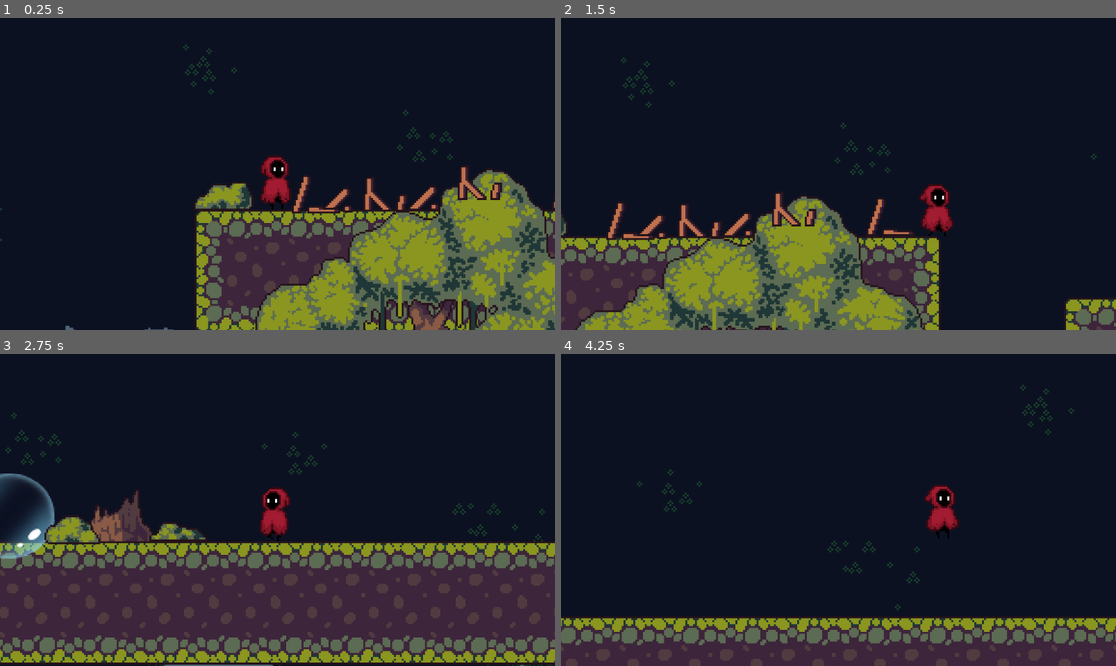
Above: before the commit, frames 1-4 (two rows, left to right).
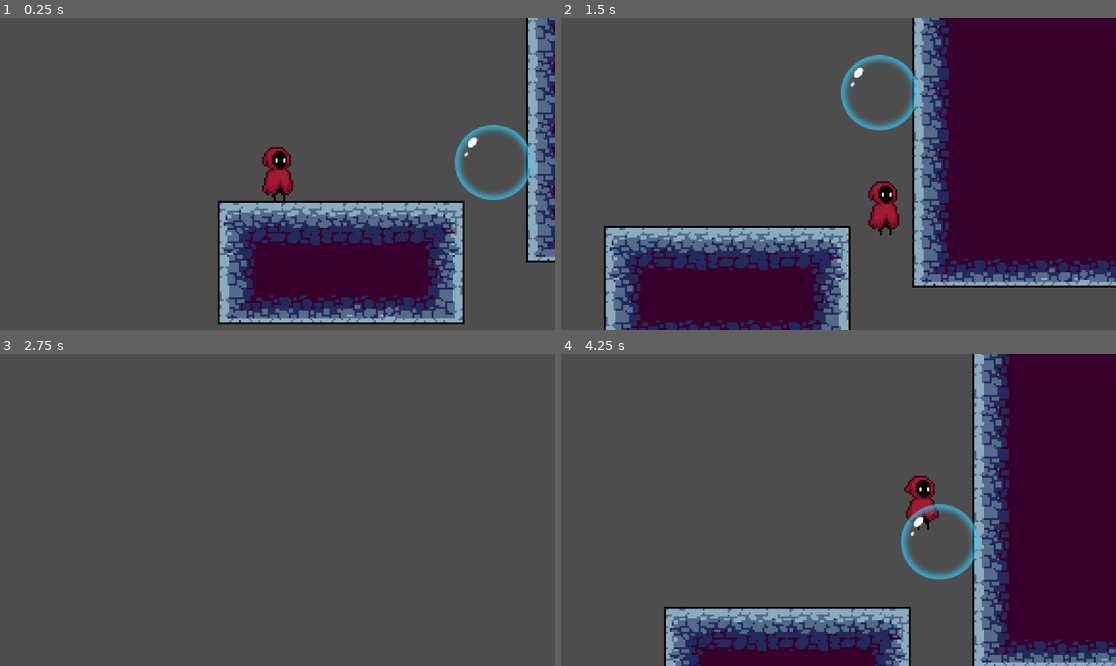
Above: after the commit, the same moments.

Repository: pxD1311/Bubble-Realms-The-Lost-Knight
Game: Godot game, scene res://scenes/level_1.tscn
Same seed, same stepped clock (60 frames per second), same inputs: the game is played once before the commit and once after it.
Inputs (mouse positions are in pixels of both pictures, inside the frame that each line leads up to):
- Up to frame 1 (0.25 s): no input
- Up to frame 2 (1.5 s): move the mouse to (960, 158) at 0.52 s; hold S (crouch) 0.53-1.28 s; hold D (move_right) from 0.53 s (still down); tap Space (jump) at 0.77 s; move the mouse to (727, 189) at 1.27 s; click (727, 189) at 1.35 s
- Up to frame 3 (2.75 s): tap Space (jump) at 1.52 s; move the mouse to (333, 441) at 2.02 s; release D (move_right) at 2.03 s; hold A (move_left) from 2.03 s (still down); right-click (333, 441) at 2.1 s
- Up to frame 4 (4.25 s): move the mouse to (810, 572) at 2.77 s; release A (move_left) at 2.78 s; hold D (move_right) from 2.78 s (still down); tap S (crouch) at 2.85 s; tap Space (jump) at 3.02, 3.77 s; move the mouse to (1005, 556) at 3.52 s; click (1005, 556) at 3.6 s; tap Escape (pause, bound only after the commit) at 4.15 s

The runs differ from the first frame. In frame 1, 99% of the frame differs, in the area x 0-100%, y 0-100%; in frame 2, 99%; in frame 3, 96%; in frame 4, 99%.

Commit message:
bug fixes

Diff:
--- a/GameManager.gd
+++ b/GameManager.gd
@@ -9,14 +9,14 @@
 var autosave_interval = 60.0  # Autosave every 60 seconds
 
 # Player stats
-var player_stats = {"hp": 100, "attack": 10, "xp": 0, "level": 1, "score": 0}
+var player_stats = {"hp": 100, "attack": 10, "xp": 0, "level": 1, "score": 0, "gems" : 0, "coins" : 0}
 
 # Store the current scene path for restarting
 var current_scene_path = ""
 
 func _ready():
 	# Set the initial state or load saved game data
-	call_deferred("load_scene", "res://scenes/levels/hub.tscn")
+	call_deferred("load_scene", "res://scenes/levels/level_1.tscn")
 	# Optionally load a main menu instead
 	# load_main_menu()
 
@@ -117,3 +117,11 @@
 
 		# Restart the scene after a short delay
 		get_tree().create_timer(0.5).timeout.connect(restart_scene)
+
+func add_gem():
+	player_stats["gems"]+=1
+	player_stats["score"]+=10
+
+func add_coin():
+	player_stats["coins"]+=1
+	player_stats["score"]+=100
--- a/project.godot
+++ b/project.godot
@@ -12,7 +12,7 @@
 
 config/name="Bubble Realms: The Lost Knight"
 run/main_scene="res://scenes/level_1.tscn"
-config/features=PackedStringArray("4.3", "Forward Plus")
+config/features=PackedStringArray("4.2", "Forward Plus")
 config/icon="res://icon.svg"
 
 [autoload]
@@ -28,17 +28,17 @@
 
 move_left={
 "deadzone": 0.5,
-"events": [Object(InputEventKey,"resource_local_to_scene":fa …(171 unchanged characters)… keycode":65,"key_label":0,"unicode":97,"location":0,"echo":false,"script":null)
+"events": [Object(InputEventKey,"resource_local_to_scene":fa …(171 unchanged characters)… keycode":65,"key_label":0,"unicode":97,"echo":false,"script":null)
 ]
 }
 move_right={
 "deadzone": 0.5,
-"events": [Object(InputEventKey,"resource_local_to_scene":fa …(172 unchanged characters)… eycode":68,"key_label":0,"unicode":100,"location":0,"echo":false,"script":null)
+"events": [Object(InputEventKey,"resource_local_to_scene":fa …(172 unchanged characters)… eycode":68,"key_label":0,"unicode":100,"echo":false,"script":null)
 ]
 }
 crouch={
 "deadzone": 0.5,
-"events": [Object(InputEventKey,"resource_local_to_scene":fa …(172 unchanged characters)… eycode":83,"key_label":0,"unicode":115,"location":0,"echo":false,"script":null)
+"events": [Object(InputEventKey,"resource_local_to_scene":fa …(172 unchanged characters)… eycode":83,"key_label":0,"unicode":115,"echo":false,"script":null)
 ]
 }
 ranged_attack={
@@ -53,7 +53,12 @@
 }
 jump={
 "deadzone": 0.5,
-"events": [Object(InputEventKey,"resource_local_to_scene":fa …(171 unchanged characters)… keycode":32,"key_label":0,"unicode":32,"location":0,"echo":false,"script":null)
+"events": [Object(InputEventKey,"resource_local_to_scene":fa …(171 unchanged characters)… keycode":32,"key_label":0,"unicode":32,"echo":false,"script":null)
+]
+}
+pause={
+"deadzone": 0.5,
+"events": [Object(InputEventKey,"resource_local_to_scene":false,"resource_name":"","device":-1,"window_id":0,"alt_pressed":false,"shift_pressed":false,"ctrl_pressed":false,"meta_pressed":false,"pressed":false,"keycode":0,"physical_keycode":4194305,"key_label":0,"unicode":0,"echo":false,"script":null)
 ]
 }
 
--- a/scenes/character.tscn
+++ b/scenes/character.tscn
@@ -546,6 +546,8 @@
 height = 18.0
 
 [node name="Character" type="CharacterBody2D"]
+collision_layer = 3
+collision_mask = 3
 script = SubResource("GDScript_7woi2")
 water_blast_scene = ExtResource("1_ripu8")
 
--- a/scenes/coin.tscn
+++ b/scenes/coin.tscn
@@ -203,6 +203,8 @@
 [node name="AnimatedSprite2D" type="AnimatedSprite2D" parent="."]
 sprite_frames = SubResource("SpriteFrames_ht5kr")
 autoplay = "default"
+frame = 2
+frame_progress = 0.141476
 
 [node name="CollisionShape2D" type="CollisionShape2D" parent="."]
 shape = SubResource("CircleShape2D_24mma")
--- a/scenes/levels/level_1.tscn
+++ b/scenes/levels/level_1.tscn
@@ -557,4 +557,6 @@
 [node name="BlueSlime5" parent="enemies" instance=ExtResource("19_k75iq")]
 position = Vector2(1032, 533)
 
+[node name="ParallaxBackground" type="ParallaxBackground" parent="."]
+
 [connection signal="body_entered" from="killzone" to="killzone" method="_on_body_entered"]
--- a/scripts/coin.gd
+++ b/scripts/coin.gd
@@ -1,8 +1,8 @@
 extends Area2D
 
-@onready var game_manager = %game_manager
+
 @onready var animation_player = $AnimationPlayer
 
-func _on_body_entered(body):
-	game_manager.add_point()
+func _on_body_entered(_body):
+	GameManager.add_coin()
 	animation_player.play("pickup")
--- a/scripts/gem.gd
+++ b/scripts/gem.gd
@@ -2,6 +2,6 @@
 
 @onready var animation_player = $AnimationPlayer
 
-func _on_body_entered(body):
+func _on_body_entered(_body):
 	GameManager.add_gem()
 	animation_player.play("pickup")
Not shown: 1 places in scenes/level_1.tscn that only renumber resources
Not shown: 1 places in scenes/levels/hub.tscn that only renumber resources
Not shown: 1 places in scenes/levels/level_1.tscn that only renumber resources
Not shown: 1 places in scenes/levels/level_2.tscn that only renumber resources
